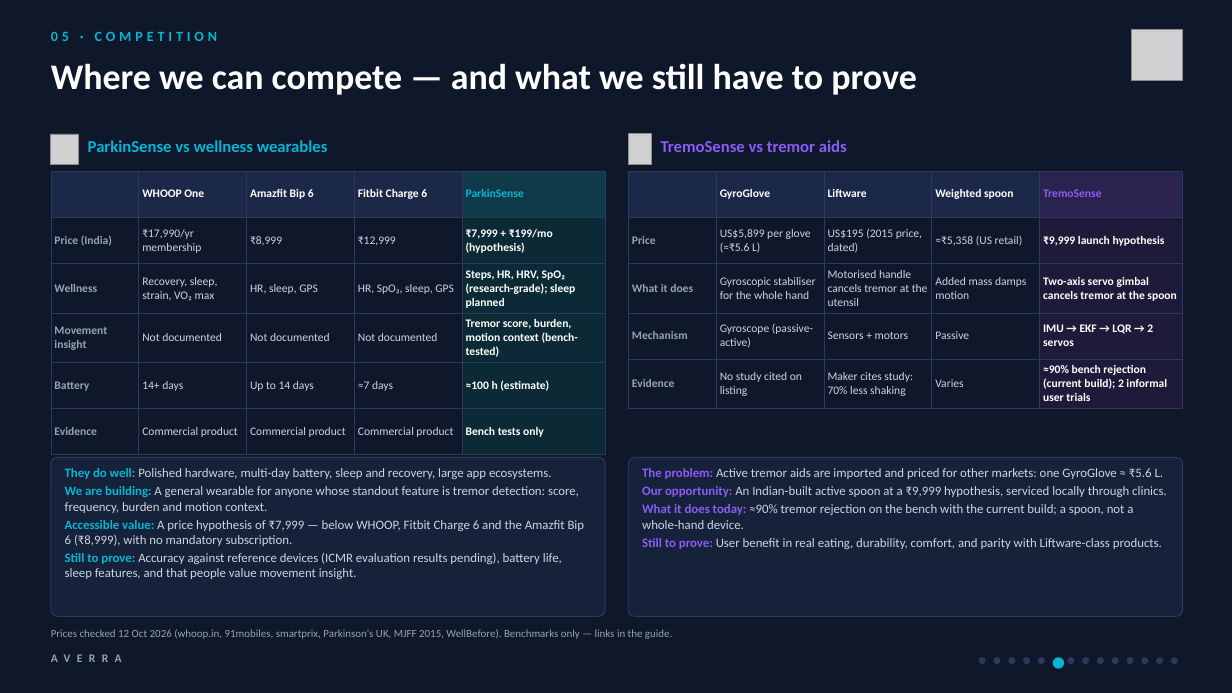
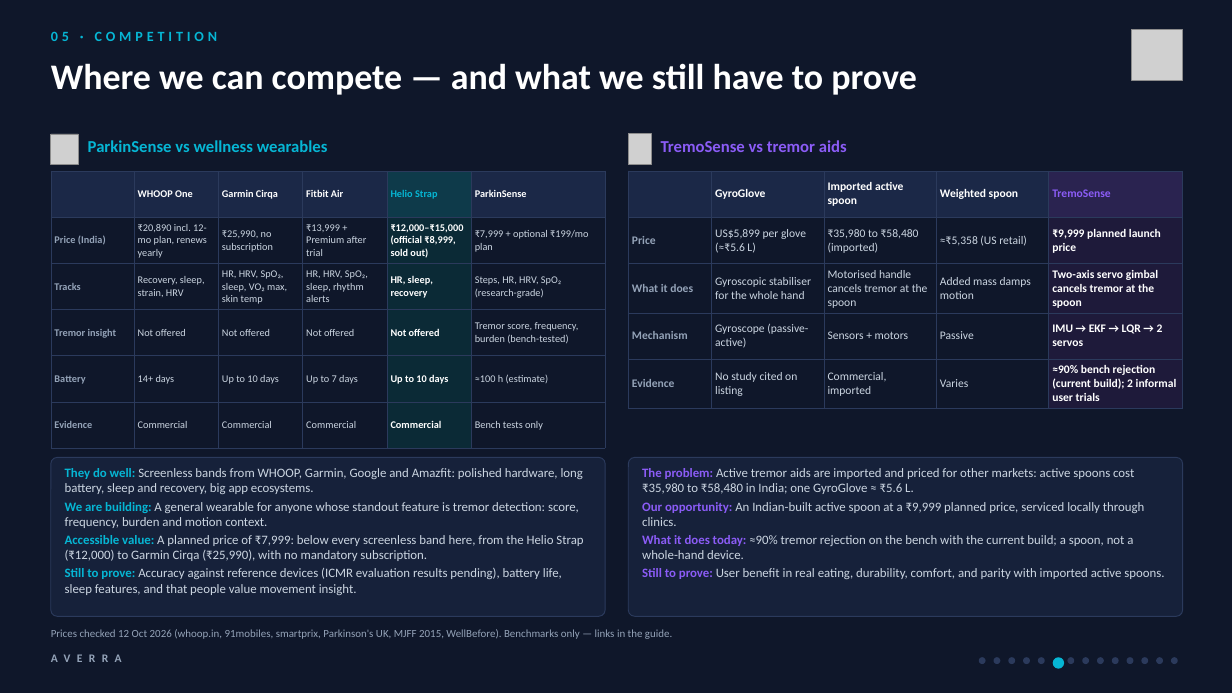
Before and after one commit to sudo-pranshu/AVERRA, a slide deck: slide 6 of deck/AVERRA_Pitch.pptx. Drawn at 1232x693 pixels with LibreOffice and Linux fonts; fonts in the diff are those of the drawing; grey boxes stand for pictures. Boxes give left, top, right and bottom in pixels: in the first picture for what was removed or moved away, otherwise in the second. Text is boxed around its words. In the diff, an @@ line names an element or a change of style, - is before the commit and + after.

```diff
--- a/deck/AVERRA_Pitch.pptx
+++ b/deck/AVERRA_Pitch.pptx
@@ table at (51, 171, 604, 434) @@
-column 1:  | Price (India) | Wellness | Movement insight | Battery | Evidence
-column 2: WHOOP One | ₹17,990/yr membership | Recovery, sleep, strain, VO₂ max | Not documented | 14+ days | Commercial product
-column 3: Amazfit Bip 6 | ₹8,999 | HR, sleep, GPS | Not documented | Up to 14 days | Commercial product
-column 4: Fitbit Charge 6 | ₹12,999 | HR, SpO₂, sleep, GPS | Not documented | ≈7 days | Commercial product
-column 5: ParkinSense | ₹7,999 + ₹199/mo (hypothesis) | Steps, HR, HRV, SpO₂ (research-grade); sleep planned | Tremor score, burden, motion context (bench-tested) | ≈100 h (estimate) | Bench tests only
+column 1:  | Price (India) | Tracks | Tremor insight | Battery | Evidence
+column 2: WHOOP One | ₹20,890 incl. 12-mo plan, renews yearly | Recovery, sleep, strain, HRV | Not offered | 14+ days | Commercial
+column 3: Garmin Cirqa | ₹25,990, no subscription | HR, HRV, SpO₂, sleep, VO₂ max, skin temp | Not offered | Up to 10 days | Commercial
+column 4: Fitbit Air | ₹13,999 + Premium after trial | HR, HRV, SpO₂, sleep, rhythm alerts | Not offered | Up to 7 days | Commercial
+column 5: Helio Strap | ₹12,000–₹15,000 (official ₹8,999, sold out) | HR, sleep, recovery | Not offered | Up to 10 days | Commercial
+column 6: ParkinSense | ₹7,999 + optional ₹199/mo plan | Steps, HR, HRV, SpO₂ (research-grade) | Tremor score, frequency, burden (bench-tested) | ≈100 h (estimate) | Bench tests only
@@ table at (628, 171, 1184, 405) @@
-row 1, column 3: Liftware
+row 1, column 3: Imported active spoon
-row 2, column 3: US$195 (2015 price, dated)
+row 2, column 3: ₹35,980 to ₹58,480 (imported)
-row 2, column 5: ₹9,999 launch hypothesis
+row 2, column 5: ₹9,999 planned launch price
-row 3, column 3: Motorised handle cancels tremor at the utensil
+row 3, column 3: Motorised handle cancels tremor at the spoon
-row 5, column 3: Maker cites study: 70% less shaking
+row 5, column 3: Commercial, imported
@@ text at (65, 468, 583, 494): text changed @@
-They do well: Polished hardware, multi-day battery, sleep and recovery, large app ecosystems.
+They do well: Screenless bands from WHOOP, Garmin, Google and Amazfit: polished hardware, long battery, sleep and recovery, big app ecosystems.
@@ text at (642, 468, 1144, 526): text changed @@
-The problem: Active tremor aids are imported and priced for other markets: one GyroGlove ≈ ₹5.6 L.
-Our opportunity: An Indian-built active spoon at a ₹9,999 hypothesis, serviced locally through clinics.
+The problem: Active tremor aids are imported and priced for other markets: active spoons cost ₹35,980 to ₹58,480 in India; one GyroGlove ≈ ₹5.6 L.
+Our opportunity: An Indian-built active spoon at a ₹9,999 planned price, serviced locally through clinics.
@@ text at (65, 535, 583, 561): text changed @@
-Accessible value: A price hypothesis of ₹7,999 — below WHOOP, Fitbit Charge 6 and the Amazfit Bip 6 (₹8,999), with no mandatory subscription.
+Accessible value: A planned price of ₹7,999: below every screenless band here, from the Helio Strap (₹12,000) to Garmin Cirqa (₹25,990), with no mandatory subscription.
@@ text at (642, 568, 1164, 579): text changed @@
-Still to prove: User benefit in real eating, durability, comfort, and parity with Liftware-class products.
+Still to prove: User benefit in real eating, durability, comfort, and parity with imported active spoons.
```
Also in this commit, not shown: 1 other slide changed, 14 other files.
